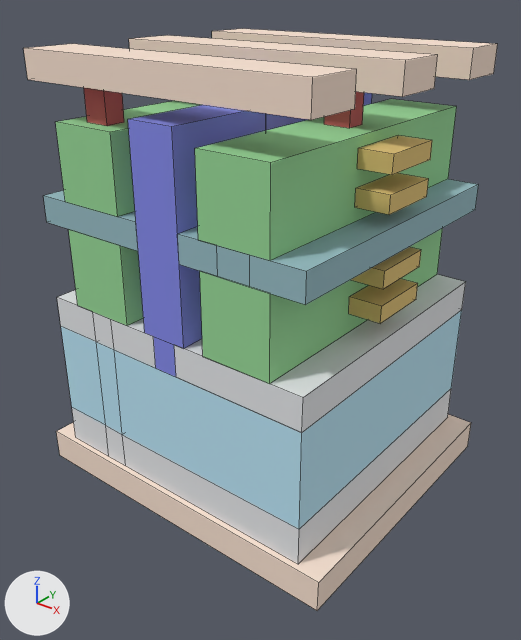
One commit to the OBJ model models/show_cfet.obj: the scene before it, then after it.
Both versions are drawn from a camera (50 mm lens) standing at (129.4, -164.7, 96.6) and looking at (2.5, -6.0, -1.8). The lights are fixed; the arrows at lower left show +X, +Y and +Z. The older version comes first. Mesh edges are drawn as thin lines. Where no turn or scale is listed for an object, it has been applied to the vertices. Vertices at exactly the same position are counted once.

Names of what the first picture shows: 'show_cfet'.
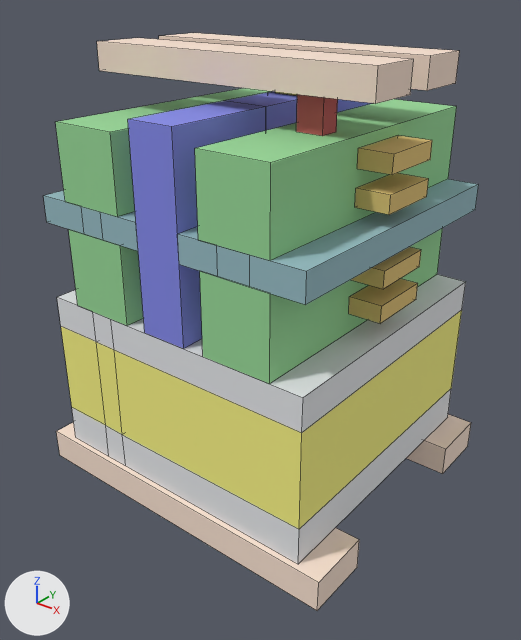
Pixel boxes (x1, y1, x2, y2) of what changed, in the pictures (521 x 640 px; the box of a moved part takes in the faces that stretch with it):
'show_cfet', reshaped (8% narrower): before (24, 29, 498, 611); after (43, 33, 479, 611)
part 1 of me_show_cfet, moved or reshaped: before (324, 92, 364, 128); after (296, 94, 338, 136)
part 2 of me_show_cfet, moved or reshaped: before (129, 35, 438, 97); after (159, 33, 459, 91)
part 3 of me_show_cfet, moved or reshaped: before (24, 44, 357, 120); after (97, 38, 413, 104)
part 4 of me_show_cfet, deleted: before (212, 29, 498, 80)
part 5 of me_show_cfet, deleted (red): before (84, 88, 124, 126)
part 6 of me_show_cfet, cut back: (43, 190, 471, 611) in both
part 7 of me_show_cfet, recoloured (cyan to yellow): (61, 310, 462, 529) in both

Diff of the bpy script that builds the scene:
```diff
--- a/models/show_cfet.obj.py
+++ b/models/show_cfet.obj.py
@@ mat_nwell @@
+mat_nwell = principled_material('nwell')
+mat_nwell.base_color = (0.937, 0.898, 0.228)  # yellow #f8f383
+mat_nwell.roughness = 0.859
@@ me_show_cfet @@
 # used by ob_show_cfet; location = (0.0, 0.0, 0.0)
-me_show_cfet.from_pydata(...)  # 320 vertices, 295 faces; spans x -54.5..54.5, y -47.0..47.0, z -56.0..78.0
+me_show_cfet.from_pydata(...)  # 340 vertices, 324 faces; spans x -54.5..54.5, y -47.0..47.0, z -56.0..78.0
+# me_show_cfet part 1: the loose piece of 8 vertices spanning x 21.5..29.5, y -3.0..3.0, z 60.0..70.0 is moved by (0.0, -12.3, 0.0)
+# me_show_cfet part 2: the loose piece of 8 vertices spanning x -46.5..46.5, y -8.0..8.0, z 70.0..78.0 is moved by (0.0, 12.3, 0.0)
+# me_show_cfet part 3: the loose piece of 8 vertices spanning x -46.5..46.5, y -45.0..-29.0, z 70.0..78.0 is moved by (0.0, 24.7, 0.0)
+# me_show_cfet part 4: the loose piece of 8 vertices spanning x -46.5..46.5, y 29.0..45.0, z 70.0..78.0 is deleted
+# me_show_cfet part 5: the loose piece of 8 vertices spanning x -29.5..-21.5, y -40.0..-34.0, z 60.0..70.0 is deleted
+# me_show_cfet part 6
+# 10 vertices are removed from x -29.5..4.0, y -45.0..45.0, z -4.0..6.0
+# 31 faces are deleted
+# 8 vertices in x -29.5..-21.5, y -6.0, z -46.0..6.0 move by (0.0, -33.0, 0.0)
+# 6 vertices in x -29.5..-21.5, y 6.0, z -46.0..-4.0 move by (0.0, 33.0, 0.0)
+# 4 vertices in x -36.5..-14.5, y 45.0, z 6.0..30.0 move by (0.0, -16.0, 0.0)
+# 46 vertices are added at x -54.5..54.5, y -45.0..45.0, z -56.0..38.0
+# 10 new faces join them, mat_m0 (beige #f9e2d1)
+# 24 new faces join them, mat_fox (white #e5e7e9)
+# 11 new faces join them, mat_vd (red #c55d5d)
+# 5 new faces join them, mat_nwell (yellow #f8f383)
+# 22 new faces join them, mat_mdi (greyish cyan #96bbc4)
+# me_show_cfet part 7: 20 faces spanning x -46.5..46.5, y -45.0..45.0, z -34.0..-4.0 switch from mat_pwell (cyan #bbe6f6) to mat_nwell (yellow #f8f383)
+# other edits to the shape of me_show_cfet do not show in these pictures
 me_show_cfet.materials.append(mat_m0)
```
